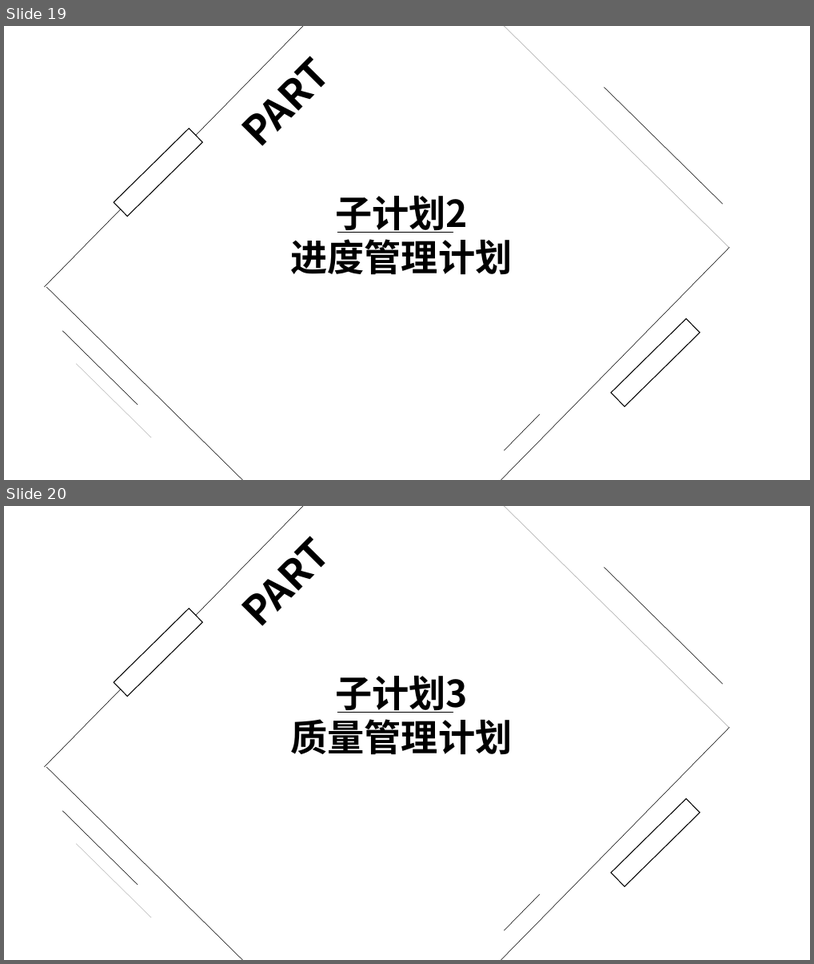
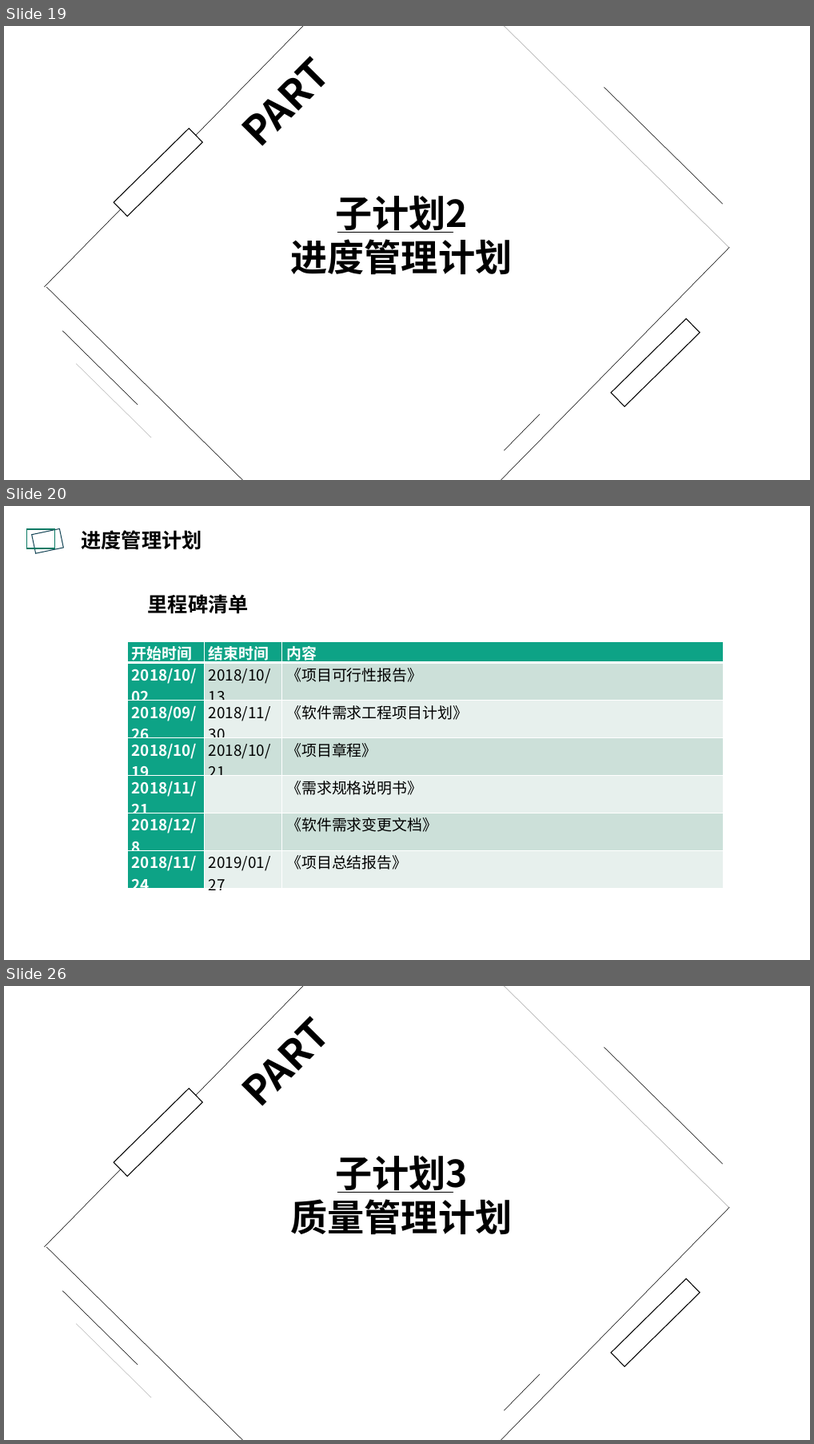
Before and after one commit to PRD2018-G10/TeachingAssistWebsiteProject, a slide deck: 所有组员每周任务/Date1207/PRD2018-G10-需求工程项目计划评审.pptx. Shown one above the other, each under a label of ours: slides 19 and 20 before the commit, slides 19, 20 and 26 after it; the slides between them are not shown. The pictures are 814x964 and 814x1444 pixels, drawn with LibreOffice and Linux fonts; fonts in the diff are those of the drawing; background and template pictures are left out. Boxes give left, top, right and bottom in pixels: in the first picture for what was removed or moved away, otherwise in the second. Text is boxed around its words. In the diff, an @@ line names an element or a change of style, - is before the commit and + after.

```diff
--- a/所有组员每周任务/Date1207/PRD2018-G10-需求工程项目计划评审.pptx
+++ b/所有组员每周任务/Date1207/PRD2018-G10-需求工程项目计划评审.pptx
@@ slide 20 added at [4,506,810,960], background picture (left out) @@
@@ rectangle added at [26,529,55,548], outline #0A7A64 1 pt @@
@@ rectangle added at [32,528,64,553], outline #184858 1 pt @@
@@ text added at [82,530,202,550], 24 pt, text #000000, bold @@
+进度管理计划
@@ text added at [148,594,249,614], 24 pt, text #000000, bold @@
+里程碑清单
@@ table added at [127,641,724,897], 7 rows, 3 columns @@
+开始时间 | 结束时间 | 内容
+2018/10/02 | 2018/10/13 | 《项目可行性报告》
+2018/09/26 | 2018/11/30 | 《软件需求工程项目计划》
+2018/10/19 | 2018/10/21 | 《项目章程》
+2018/11/21 |  | 《需求规格说明书》
+2018/12/8 |  | 《软件需求变更文档》
+2018/11/24 | 2019/01/27 | 《项目总结报告》
@@ what was slide 20 is now slide 26 @@
```
Also in this commit, not shown: 5 other slides added, 1 slide removed, 13 other files.
